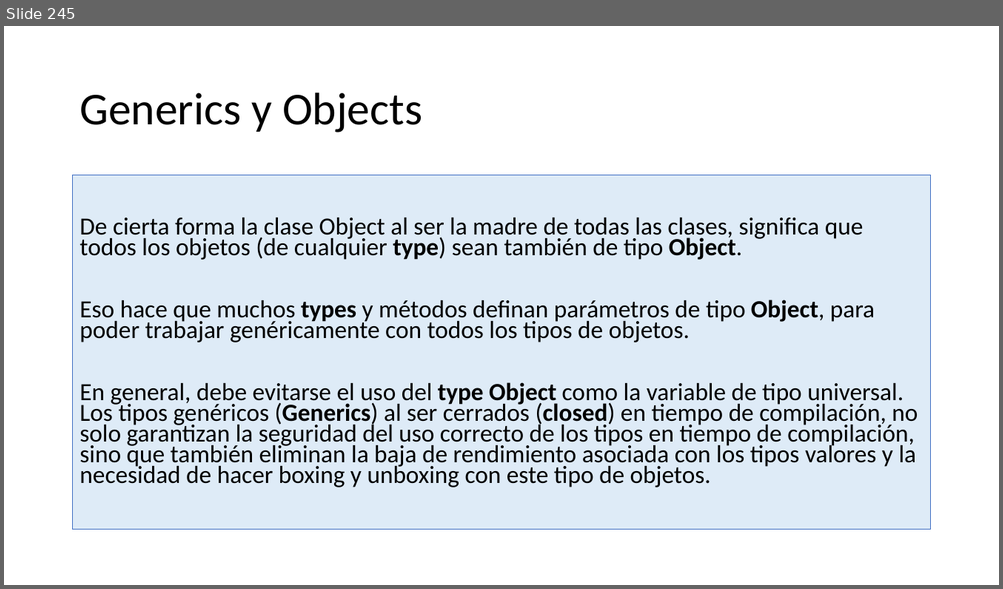
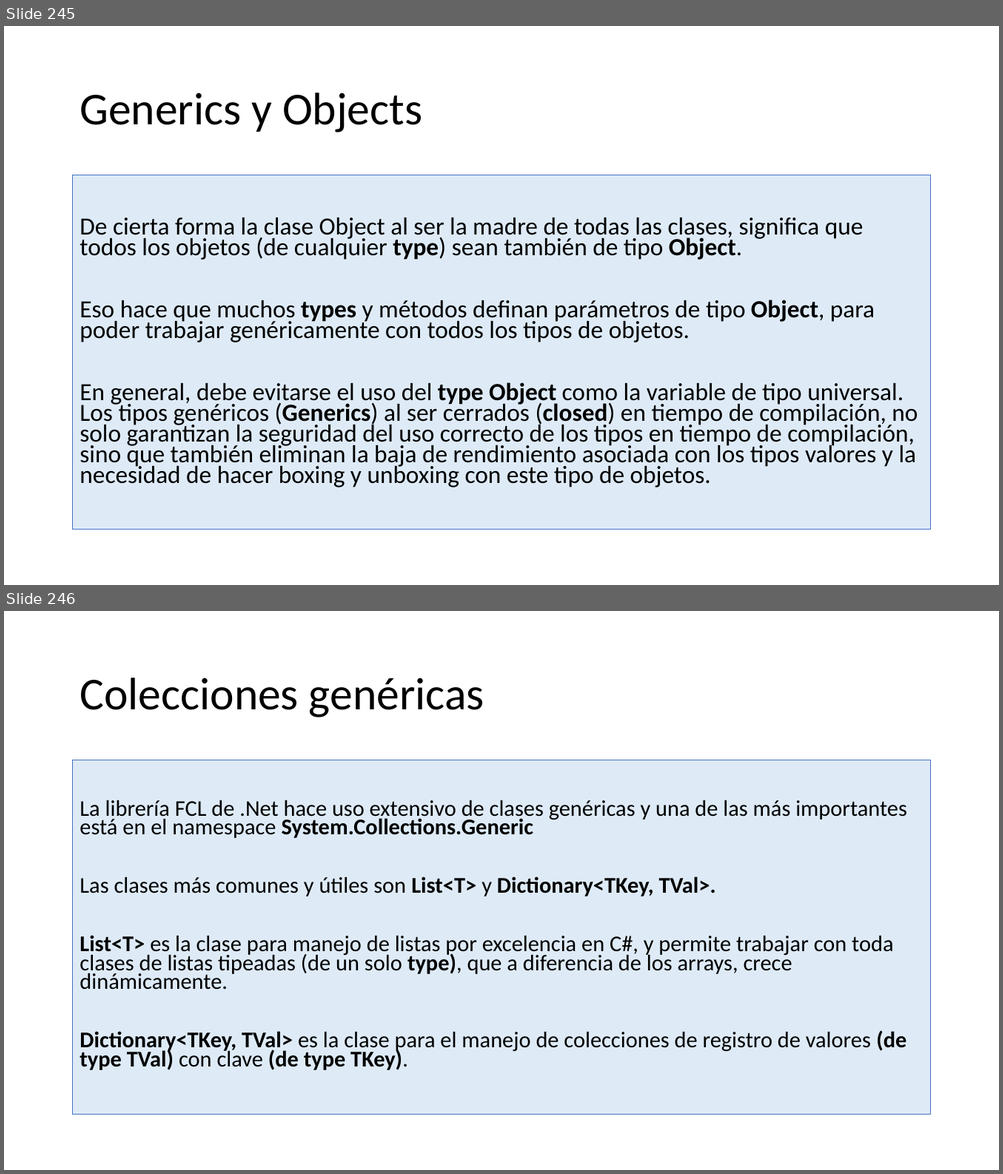
Before and after one commit to AlbertOsinaga/CursoCSharp__8, a slide deck: CSharpQuickReferencia.pptx. Shown one above the other, each under a label of ours: slide 245 before the commit, slides 245 and 246 after it. The pictures are 1003x589 and 1003x1174 pixels, drawn with LibreOffice and Linux fonts; fonts in the diff are those of the drawing. Boxes give left, top, right and bottom in pixels: in the first picture for what was removed or moved away, otherwise in the second. Text is boxed around its words. In the diff, an @@ line names an element or a change of style, - is before the commit and + after.

```diff
--- a/CSharpQuickReferencia.pptx
+++ b/CSharpQuickReferencia.pptx
@@ slide 246 added at (x1=4, y1=611, x2=999, y2=1170), background #FFFFFF @@
@@ title added at (x1=79, y1=678, x2=484, y2=718), 44 pt, text #000000 @@
+Colecciones genéricas
@@ text added at (x1=73, y1=760, x2=930, y2=1116), fill #DEEBF7, outline #4472C4 0.75 pt, 21.7 pt, text #000000 @@
+La librería FCL de .Net hace uso extensivo de clases genéricas y una de las más importantes está en el namespace System.Collections.Generic
+Las clases más comunes y útiles son List<T> y Dictionary<TKey, TVal>.
+List<T> es la clase para manejo de listas por excelencia en C#, y permite trabajar con toda clases de listas tipeadas (de un solo type), que a diferencia de los arrays, crece dinámicamente.
+Dictionary<TKey, TVal> es la clase para el manejo de colecciones de registro de valores (de type TVal) con clave (de type TKey).
```
Also in this commit, not shown: 9 other slides added.
